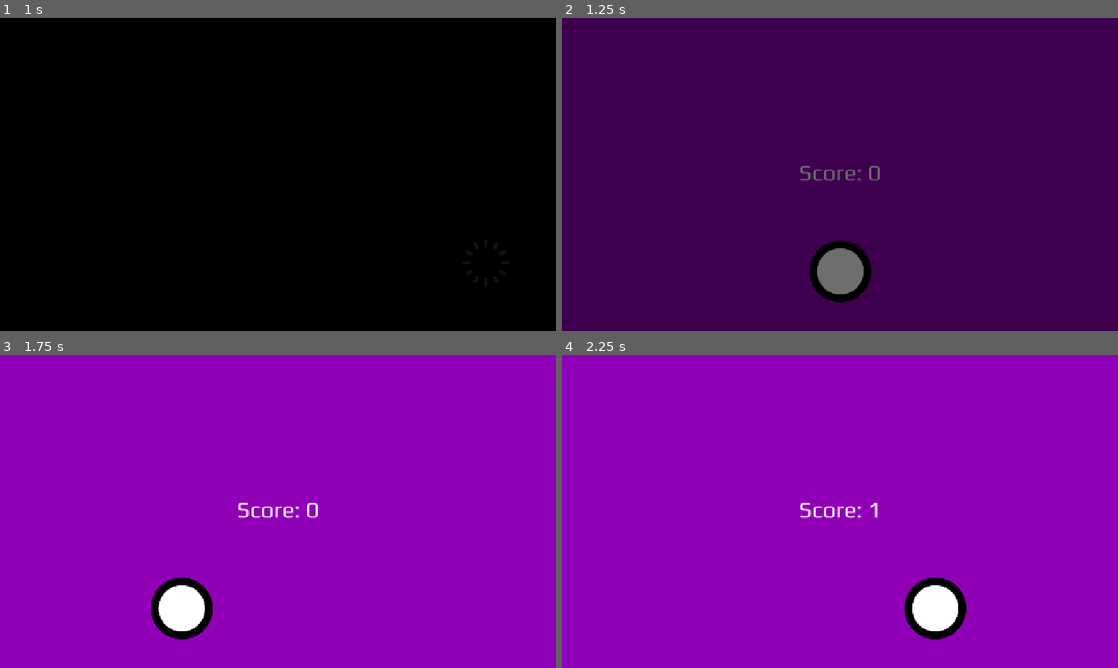
Above: before the commit, frames 1-4 (two rows, left to right).
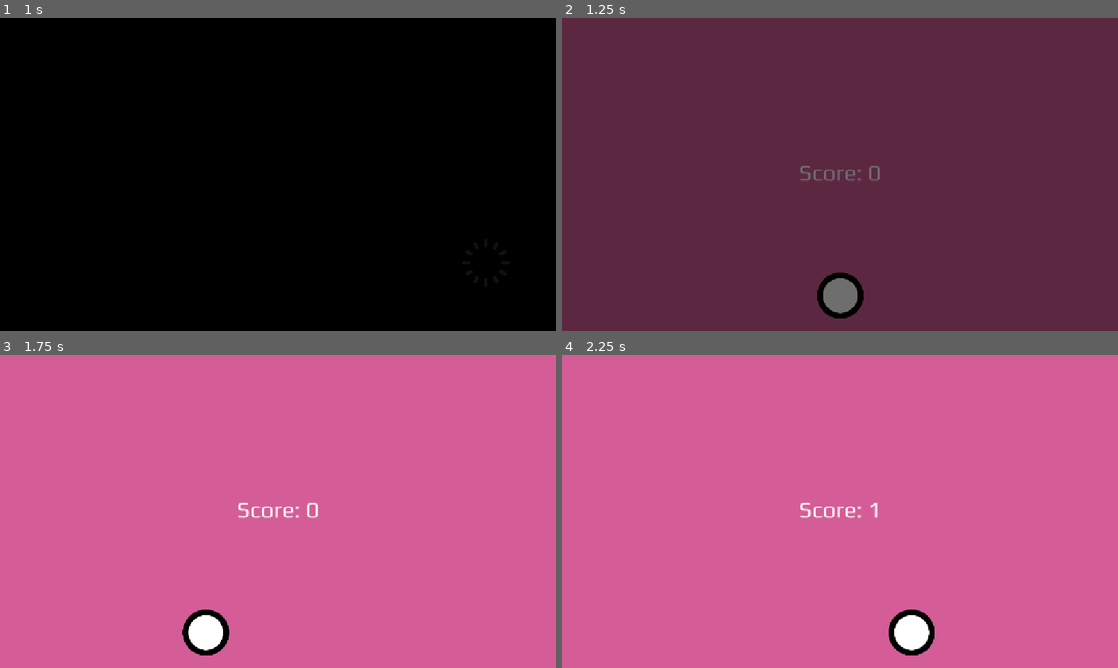
Above: after the commit, the same moments.

Repository: BB-69/Pal-lane
Game: Godot game, scene res://Scenes/_empty.tscn
Two runs of this game, one before a commit and one after it. Both use one fixed random seed, a clock stepped at 60 frames per second and the inputs below. Sound files missing from this copy of the repository are replaced by a short silence.
Inputs:
- Up to frame 1 (1 s): tap Enter (ui_accept) at 0.5, 0.77 s; hold D (Move-Right) from 0.53 s (still down); hold Shift (Move-Boost) from 0.53 s (still down)
- Up to frame 2 (1.25 s): keep holding D (Move-Right); keep holding Shift (Move-Boost)
- Up to frame 3 (1.75 s): release D (Move-Right) at 1.28 s; release Shift (Move-Boost) at 1.28 s; hold A (Move-Left) from 1.28 s (still down); tap Shift (Move-Boost) at 1.35 s; tap Enter (ui_accept) at 1.52 s
- Up to frame 4 (2.25 s): tap Enter (ui_accept) at 2 s; release A (Move-Left) at 2.03 s; hold D (Move-Right) from 2.03 s (still down); hold Shift (Move-Boost) from 2.03 s (still down)

Frame 1 is identical in both runs. In frame 2, 100% of the frame differs, in the area x 0-100%, y 0-100%; in frame 3, 100%; in frame 4, 100%.

Commit message:
Separated components

Diff:
--- a/Scenes/Entity/player.tscn
+++ b/Scenes/Entity/player.tscn
@@ -1,7 +1,9 @@
-[gd_scene load_steps=5 format=3 uid="uid://c3aah6672ic1q"]
+[gd_scene load_steps=7 format=3 uid="uid://c3aah6672ic1q"]
 
 [ext_resource type="Script" uid="uid://dkw520xjw71f7" path="res://Scripts/Entity/player.gd" id="1_re1fo"]
+[ext_resource type="PackedScene" uid="uid://coj6ugnk1647e" path="res://Scenes/EntityBase/base.tscn" id="2_hw5wg"]
 [ext_resource type="Texture2D" uid="uid://bmxwcmb1ivxn8" path="res://Assets/Sprite/Game/Circle1.png" id="2_odi8b"]
+[ext_resource type="PackedScene" uid="uid://o8bbqfgyfauk" path="res://Scenes/EntityBase/movement.tscn" id="3_2roui"]
 
 [sub_resource type="AtlasTexture" id="AtlasTexture_2tr3c"]
 atlas = ExtResource("2_odi8b")
@@ -18,8 +20,15 @@
 "speed": 5.0
 }]
 
-[node name="Player" type="Node2D"]
+[node name="Player" type="Node2D" groups=["Player"]]
 script = ExtResource("1_re1fo")
 
+[node name="Base" parent="." instance=ExtResource("2_hw5wg")]
+is_player = true
+
+[node name="Movement" parent="." instance=ExtResource("3_2roui")]
+center_offset_y = 250.0
+
 [node name="AnimatedSprite2D" type="AnimatedSprite2D" parent="."]
+scale = Vector2(0.75, 0.75)
 sprite_frames = SubResource("SpriteFrames_hw5wg")
--- /dev/null
+++ b/Scenes/EntityBase/base.tscn
@@ -0,0 +1,6 @@
+[gd_scene load_steps=2 format=3 uid="uid://coj6ugnk1647e"]
+
+[ext_resource type="Script" uid="uid://emacmmg5ycui" path="res://Scripts/EntityBase/base.gd" id="1_5dxu7"]
+
+[node name="Base" type="Node"]
+script = ExtResource("1_5dxu7")
--- /dev/null
+++ b/Scenes/EntityBase/movement.tscn
@@ -0,0 +1,7 @@
+[gd_scene load_steps=2 format=3 uid="uid://o8bbqfgyfauk"]
+
+[ext_resource type="Script" uid="uid://chx6slne7awga" path="res://Scripts/EntityBase/movement.gd" id="1_cx2tb"]
+
+[node name="Movement" type="Node"]
+script = ExtResource("1_cx2tb")
+lane_positions = Array[Vector2]([Vector2(-150, 0), Vector2(0, 0), Vector2(150, 0)])
--- a/Scenes/game.tscn
+++ b/Scenes/game.tscn
@@ -8,7 +8,7 @@
 
 [sub_resource type="Gradient" id="Gradient_wowpa"]
 offsets = PackedFloat32Array(0)
-colors = PackedColorArray(0.568627, 0, 0.717647, 1)
+colors = PackedColorArray(0.835294, 0.364706, 0.596078, 1)
 
 [sub_resource type="GradientTexture1D" id="GradientTexture1D_i6g32"]
 gradient = SubResource("Gradient_wowpa")
@@ -27,7 +27,6 @@
 [node name="Player" parent="." node_paths=PackedStringArray("Game") instance=ExtResource("4_wowpa")]
 position = Vector2(576, 524)
 Game = NodePath("..")
-lane_positions = Array[Vector2]([Vector2(-200, 200), Vector2(0, 200), Vector2(200, 200)])
 
 [node name="UI" type="CanvasLayer" parent="."]
 layer = 100
--- a/Scripts/Entity/player.gd
+++ b/Scripts/Entity/player.gd
@@ -17,23 +17,9 @@
 		}
 		_: return null
 
-func get_axis(input1:String, input2:String, continuous_press:bool) -> int:
-	var axis:= 0
-	if get_input(continuous_press)[input1]: axis -= 1
-	if get_input(continuous_press)[input2]: axis += 1
-	return axis
-
-@export var speed = 20
 @export var parry_cooldown = 0.5
-@export var lane_positions : Array[Vector2] = [Vector2.ZERO, Vector2.ZERO, Vector2.ZERO]
 @export var max_hp = 5
 
-var _current_lane = 2
-var current_lane:
-	get: return _current_lane
-	set(value):
-		if Game: _current_lane = clamp(value, 1, Game.max_lane)
-		else: _current_lane = 2
 var current_hp = max_hp
 var affection_meter = 0
 var stored_love_projectiles = 0
@@ -44,17 +30,6 @@
 
 func _physics_process(delta: float) -> void:
 	_update_statistics()
-
-	var lane_change = get_axis("move_left", "move_right", false)
-	current_lane += lane_change*2 if Input.is_action_pressed("Move-Boost") else lane_change
-	move_lane(delta, current_lane)
-
-func move_lane(delta, lane_num: int):
-	var target_position = lane_positions[lane_num - 1]
-	if (position.distance_to(target_position) > 10):
-		position = lerp(position, Stat.Screen["Center"] + target_position, speed * delta)
-	else:
-		position = target_position
 
 
 
--- /dev/null
+++ b/Scripts/EntityBase/movement.gd
@@ -0,0 +1,35 @@
+extends Node
+class_name MovementComponent
+var char_body: PlayerClass
+
+func get_axis(input1:String, input2:String, continuous_press:bool) -> int:
+	var axis:= 0
+	if char_body.get_input(continuous_press)[input1]: axis -= 1
+	if char_body.get_input(continuous_press)[input2]: axis += 1
+	return axis
+
+@export var speed: int = 20
+@export var center_offset_y: float = 0.0
+@export var lane_positions: Array[Vector2] = [Vector2.ZERO, Vector2.ZERO, Vector2.ZERO]
+
+var _current_lane = 2
+var current_lane:
+	get: return _current_lane
+	set(value):
+		if char_body.Game: _current_lane = clamp(value, 1, char_body.Game.max_lane)
+		else: _current_lane = 2
+
+func _ready() -> void:
+	if get_parent(): char_body = get_parent()
+
+func _physics_process(delta: float) -> void:
+	var lane_change = get_axis("move_left", "move_right", false)
+	current_lane += lane_change*2 if Input.is_action_pressed("Move-Boost") else lane_change
+	move_lane(delta, current_lane)
+
+func move_lane(delta, lane_num: int):
+	var target_position = lane_positions[lane_num - 1]
+	if (char_body.position.distance_to(target_position) > 10):
+		char_body.position = lerp(char_body.position, Stat.Screen["Center"] + Vector2(0, center_offset_y) + target_position, speed * delta)
+	else:
+		char_body.position = target_position
Not shown, added: Assets/Sprite/UI/[Originals]/loading.png.import
Renamed: Scripts/CharacterBodyBase/base.gd -> Scripts/EntityBase/base.gd
Renamed: Scripts/CharacterBodyBase/base.gd.uid -> Scripts/EntityBase/base.gd.uid
Not shown, added: Scripts/EntityBase/movement.gd.uid
